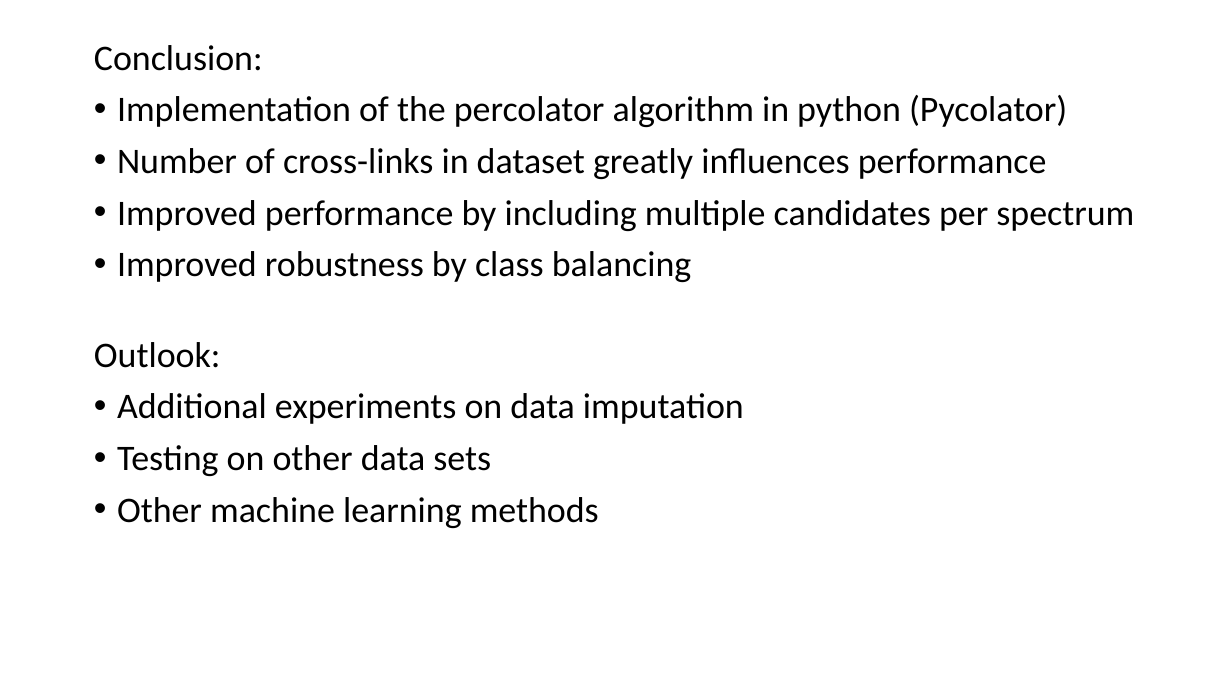
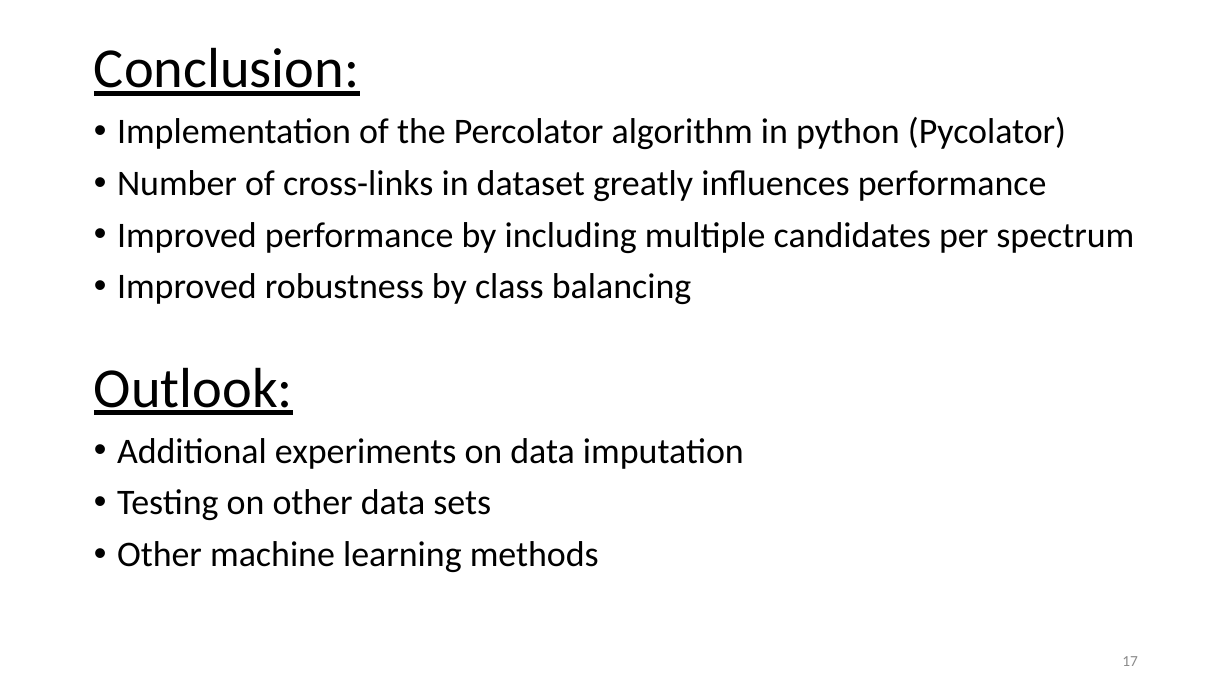
Before and after one commit to emilpaulitz/Bachelor-Thesis, a slide deck: slide 17 of doc/presentation_v2.pptx. Drawn at 1232x693 pixels with LibreOffice and Linux fonts; fonts in the diff are those of the drawing. Boxes give left, top, right and bottom in pixels: in the first picture for what was removed or moved away, otherwise in the second. Text is boxed around its words. In the diff, an @@ line names an element or a change of style, - is before the commit and + after.

```diff
--- a/doc/presentation_v2.pptx
+++ b/doc/presentation_v2.pptx
@@ text at [94,47,359,415]: size 28 to 44 pt, underline on in "Conclusion:", "Outlook:" @@
@@ text at [117,117,1066,149]: text changed @@
-• Implementation of the percolator algorithm in python (Pycolator)
+• Implementation of the Percolator algorithm in python (Pycolator)
@@ page number added at [1122,656,1138,666], 12 pt, text #8C8C8C @@
+17
```
Also in this commit, not shown: 14 other slides changed, 2 slides added, 2 slides removed, 7 other files.
